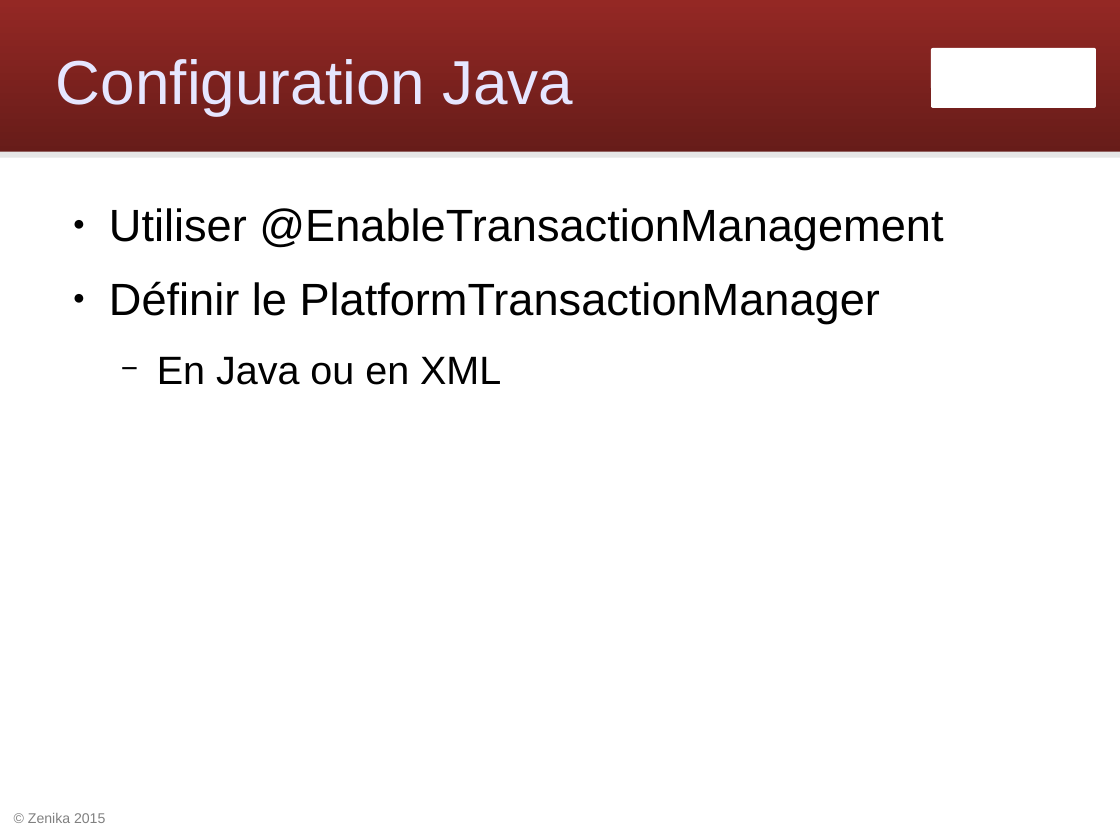
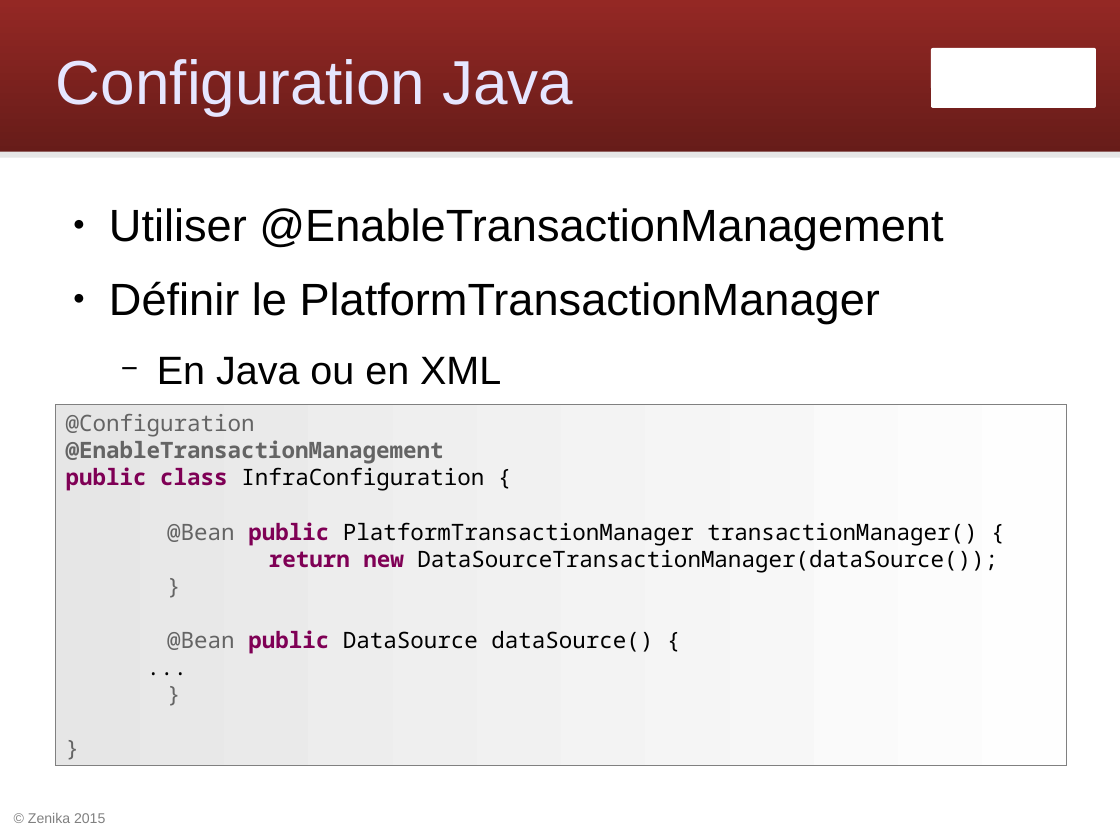
Before and after one commit to Zenika/workshop-spring-core, a slide deck: slide 60 of spring-workshop.odp (slide 58 before the commit). Drawn at 1120x840 pixels with LibreOffice and Linux fonts; fonts in the diff are those of the drawing; background and template pictures are left out. Boxes give left, top, right and bottom in pixels: in the first picture for what was removed or moved away, otherwise in the second. Text is boxed around its words. In the diff, an @@ line names an element or a change of style, - is before the commit and + after.

```diff
--- a/spring-workshop.odp
+++ b/spring-workshop.odp
@@ rectangle added at <box>56,405,1067,765</box>, fill gradient #E6E6E6 to #FEFEFE, outline #808080 0 pt, 16 pt, text #000000 @@
+@Configuration
+@EnableTransactionManagement
+public class InfraConfiguration {
+@Bean public PlatformTransactionManager transactionManager() {
+return new DataSourceTransactionManager(dataSource());
+}
+@Bean public DataSource dataSource() {
+...
+}
+}
```
Also in this commit, not shown: 2 other slides changed, 4 slides added, 1 slide removed.
